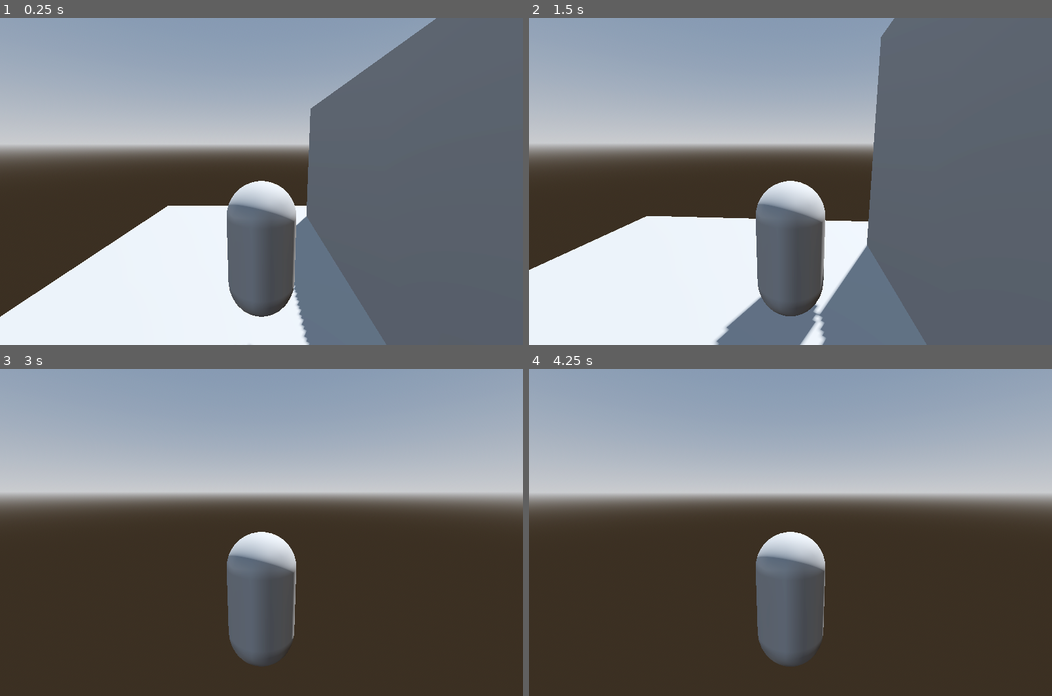
Above: before the commit, frames 1-4 (two rows, left to right).
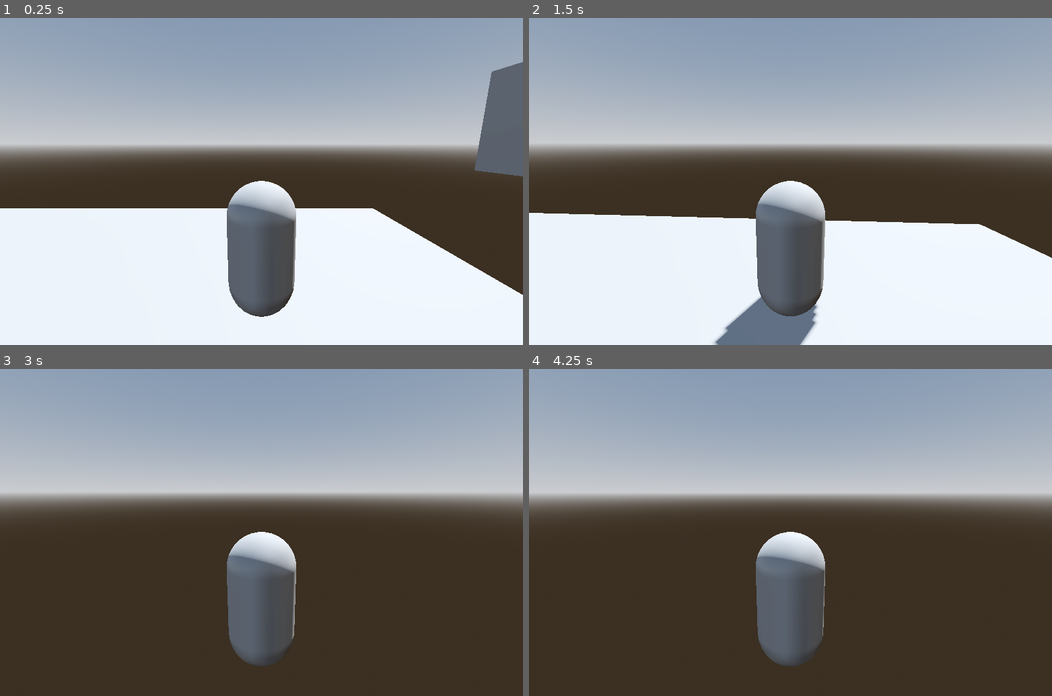
Above: after the commit, the same moments.

Repository: Hxhnsxn/Meow-Ware
Game: Godot game, scene res://node_3d.tscn
Two runs of this game, one before a commit and one after it. Both use one fixed random seed, a clock stepped at 60 frames per second and the inputs below.
Inputs (mouse positions are in pixels of both pictures, inside the frame that each line leads up to):
- Up to frame 1 (0.25 s): no input
- Up to frame 2 (1.5 s): move the mouse to (816, 181) at 0.52 s; hold Up (ui_up) from 0.53 s (still down); move the mouse to (764, 181) at 1.27 s
- Up to frame 3 (3 s): keep holding Up (ui_up); move the mouse to (271, 525) at 2.02 s; tap Enter at 2.75 s; move the mouse to (256, 539) at 2.77 s
- Up to frame 4 (4.25 s): keep holding Up (ui_up); tap Space at 3.5 s; move the mouse to (827, 535) at 3.52 s

The runs differ from the first frame. In frame 1, 41% of the frame differs, in the area x 0-100%, y 0-100%; in frame 2, 38%; in frame 3, less than 0.1%; in frame 4, less than 0.1%.

Commit message:
Update node_3d.tscn

Diff:
--- a/node_3d.tscn
+++ b/node_3d.tscn
@@ -16,7 +16,7 @@
 glow_enabled = true
 
 [sub_resource type="PlaneMesh" id="PlaneMesh_noarx"]
-size = Vector2(10, 20)
+size = Vector2(20, 20)
 
 [sub_resource type="ConcavePolygonShape3D" id="ConcavePolygonShape3D_a202f"]
 data = PackedVector3Array(5, 0, 10, -5, 0, 10, 5, 0, -10, -5, 0, 10, -5, 0, -10, 5, 0, -10)
@@ -31,7 +31,7 @@
 shadow_enabled = true
 
 [node name="MeshInstance3D" type="MeshInstance3D" parent="."]
-transform = Transform3D(1, 0, 0, 0, 1, 0, 0, 0, 1, 0.007280469, -0.0117663145, 0.00032305717)
+transform = Transform3D(1, 0, 0, 0, 1, 0, 0, 0, 1, -4.0361605, -0.1550771, 0.00032305717)
 mesh = SubResource("PlaneMesh_noarx")
 
 [node name="StaticBody3D" type="StaticBody3D" parent="MeshInstance3D"]
@@ -43,5 +43,17 @@
 transform = Transform3D(1, 0, 0, 0, 1, 0, 0, 0, 1, 0, 2, -2)
 
 [node name="CSGBox3D" type="CSGBox3D" parent="."]
-transform = Transform3D(1, 0, 0, 0, 1, 0, 0, 0, 1, 4.024755, 2.2901988, 0.036839485)
-size = Vector3(3.9440002, 4.796814, 16.805664)
+transform = Transform3D(1, 0, 0, 0, 1, 0, 0, 0, 1, 13.094496, 4.2740126, 0.03801155)
+operation = 2
+use_collision = true
+size = Vector3(3.9440002, 4.796814, 20.282349)
+
+[node name="CSGBox3D" type="CSGBox3D" parent="CSGBox3D"]
+transform = Transform3D(0.013054672, -0.99991477, 0, 0.99991477, 0.013054672, 0, 0, 0, 1, -1.6801419, -1.001298, -5.1112175)
+operation = 2
+size = Vector3(4.569336, 5.4522705, 2.7079468)
+
+[node name="CSGBox3D2" type="CSGBox3D" parent="CSGBox3D"]
+transform = Transform3D(1, 0, 0, 0, 1, 0, 0, 0, 1, 0.5567131, -0.08482647, 0.49411774)
+operation = 2
+size = Vector3(2.5548325, 4.602173, 20.444683)
